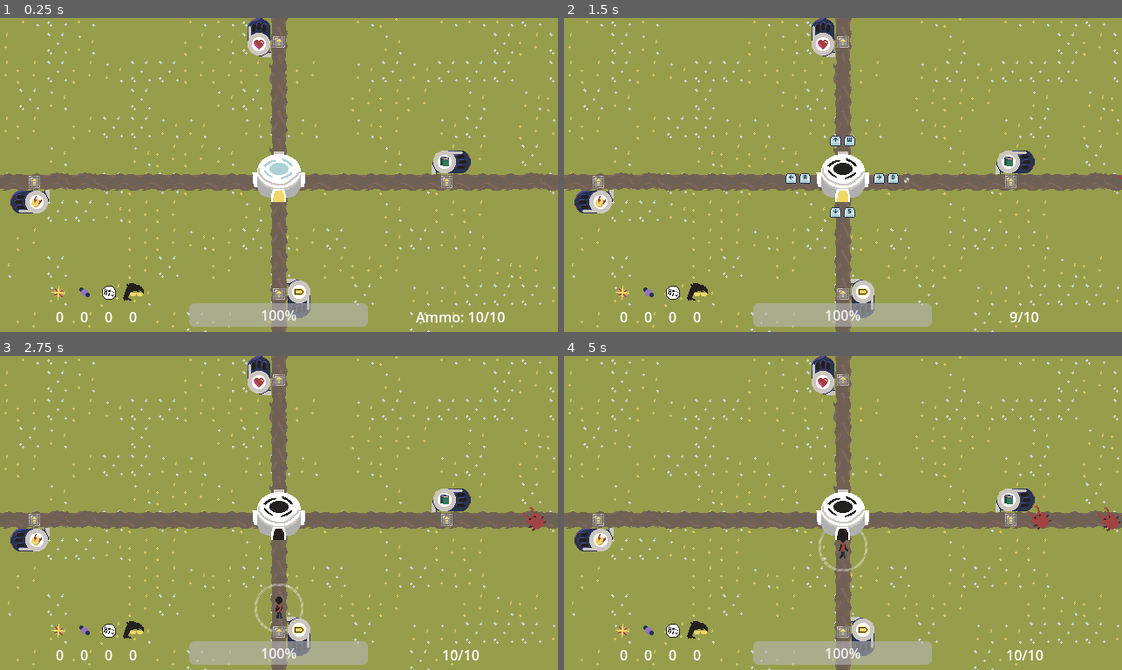
Above: before the commit, frames 1-4 (two rows, left to right).
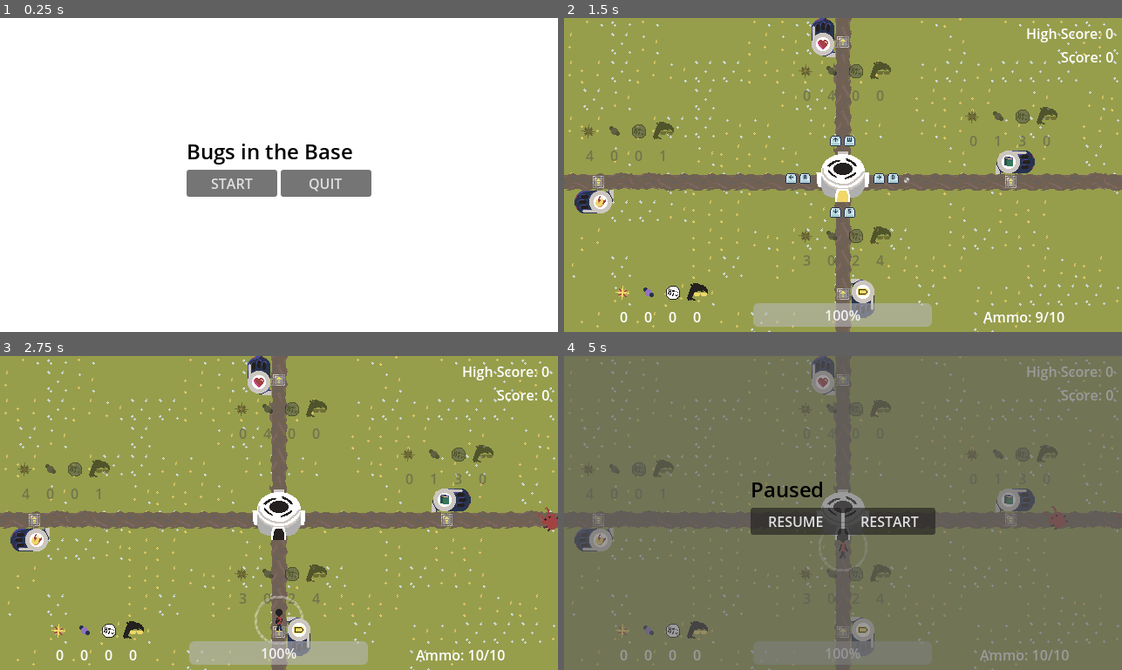
Above: after the commit, the same moments.

Repository: SimplyXtra/Cissa-Game-Jam
Game: Godot game, scene res://Scenes/UI/start_screen.tscn
The game is run twice, just before and just after one commit, with the same random seed, the same clock (stepped at 60 frames per second) and the same inputs. Before the commit the project starts from res://Scenes/Level/Level.tscn. Sound files missing from this copy of the repository are replaced by a short silence.
Inputs (mouse positions are in pixels of both pictures, inside the frame that each line leads up to):
- Up to frame 1 (0.25 s): no input
- Up to frame 2 (1.5 s): click (798, 184) at 0.5 s, where only the run after the commit has a clickable "START"; tap Enter at 1.25 s; hold D (right) from 1.28 s (still down); tap Space (interact) at 1.35 s
- Up to frame 3 (2.75 s): release D (right) at 2.03 s; hold S (down) from 2.03 s (still down); tap Space (interact) at 2.1 s
- Up to frame 4 (5 s): release S (down) at 2.78 s; hold D (right) 2.78-3.53 s; tap Space (interact) at 2.85, 3.6, 4.35 s; hold W (up) 3.53-4.28 s; hold A (left) from 4.28 s (still down); tap Escape (pause, bound only after the commit) at 4.9 s

The runs differ from the first frame. In frame 1, 99% of the frame differs, in the area x 0-100%, y 0-100%; in frame 2, 2.1%; in frame 3, 2.7%; in frame 4, 95%.

Commit message:
Start menu, Pause menu, Bug Fixes
I FORGOT I HAD THIS ON GITHUB

Diff:
--- a/Scenes/Enemies/blue_enemy.tscn
+++ b/Scenes/Enemies/blue_enemy.tscn
@@ -13,6 +13,7 @@
 speed = 15
 health = 300
 damage = 45
+score = 20
 
 [node name="Sprite2D" parent="." index="0"]
 scale = Vector2(1.565, 1.565)
--- a/Scenes/Enemies/enemy.gd
+++ b/Scenes/Enemies/enemy.gd
@@ -3,6 +3,7 @@
 @export var speed: int = 30
 @export var health: int = 100
 @export var damage: int = 20
+@export var score: int = 10
 @export_enum("North", "South", "East", "West") var spawnLocation:int
 var is_dead:bool = false
 
@@ -34,6 +35,8 @@
 				dropItem.emit(position)
 			$DeathSound.play()
 			visible = false
+			set_collision_layer_value(1,false)
+			Global.score += score
 			await $DeathSound.finished
 			queue_free()
 		else:
--- a/Scenes/Enemies/red_enemy.tscn
+++ b/Scenes/Enemies/red_enemy.tscn
@@ -9,6 +9,7 @@
 
 [node name="Red Enemy" instance=ExtResource("1_any30")]
 health = 130
+score = 3
 
 [node name="CollisionShape2D" parent="." index="1"]
 position = Vector2(-8, 1)
--- a/Scenes/Global.gd
+++ b/Scenes/Global.gd
@@ -1,5 +1,9 @@
 extends Node
-var base_max_health:int = 200:
+const BASE_MAX_HEALTH:int = 200
+const BASE_MAX_AMMO:int = 10
+const BULLET_PENETRATION:int = 1
+const BULLET_RELOAD_TIME:float = 1.0
+var base_max_health:int = BASE_MAX_HEALTH:
 	set(new_max_health):
 		base_max_health = new_max_health
 		update_UI.emit()
@@ -7,7 +11,7 @@
 	set(new_health):
 		base_health = new_health
 		update_UI.emit()
-var base_max_ammo:int = 10:
+var base_max_ammo:int = BASE_MAX_AMMO:
 	set(new_max_ammo):
 		base_max_ammo = new_max_ammo
 		update_UI.emit()
@@ -22,7 +26,12 @@
 var cool_collected:int = 0
 var bullet_penetration:int = 1
 var bullet_level:int = 0
+var bullet_reload_time:float = 1.0
+var score:int = 0
+var high_score:int = 0
 signal update_UI
+
+
 
 func add(item:String):
 	match item:
@@ -38,3 +47,21 @@
 
 func quick_update_UI() -> void:
 	update_UI.emit()
+
+
+
+func reset() -> void:
+	high_score = max(score, high_score)
+	base_max_health = BASE_MAX_HEALTH
+	base_health = base_max_health
+	base_max_ammo = BASE_MAX_AMMO
+	base_ammo = base_max_ammo
+	energy_collected = 0
+	matter_collected = 0
+	weird_collected = 0
+	cool_collected = 0
+	bullet_penetration = BULLET_PENETRATION
+	bullet_level = 0
+	bullet_reload_time = BULLET_RELOAD_TIME
+	score = 0
+	quick_update_UI()
--- a/Scenes/Level/Level.gd
+++ b/Scenes/Level/Level.gd
@@ -4,7 +4,7 @@
 var enemySpawned:CharacterBody2D
 var enemySpawnLocations := []
 var spawnInterval:float = 1
-var minSpawnInterval:float = 1.0
+var minSpawnInterval:float = 1.2
 var maxSpawnInterval:float = 4.0
 var tracks := {
 	"normal" : preload("res://Music/cissa game jam.wav"),
@@ -52,9 +52,10 @@
 		$Audio/AudioStreamPlayer.stream = tracks["intense"]
 		$Audio/AudioStreamPlayer.play()
 	enemySpawnProbabilities = [enemySpawnProbabilities[0] * 0.7, enemySpawnProbabilities[1] * 0.9, 100]
-	minSpawnInterval *= 0.8
-	maxSpawnInterval *= 0.8
-	$Timer/DifficultyProgression.wait_time += 10
+	minSpawnInterval *= 0.75
+	maxSpawnInterval *= 0.75
+	if $Timer/DifficultyProgression.wait_time > 20:
+		$Timer/DifficultyProgression.wait_time -= 5
 	$Timer/DifficultyProgression.start()
 	$Audio/AudioStreamPlayer.stream_paused = true
 	$"Audio/Creepy Sound".play()
--- a/Scenes/Level/Level.tscn
+++ b/Scenes/Level/Level.tscn
@@ -10,6 +10,7 @@
 [ext_resource type="AudioStream" uid="uid://dlgifuv265xbu" path="res://Music/cissa game jam.wav" id="5_p3n6e"]
 [ext_resource type="PackedScene" uid="uid://b7rmamrcw1ns0" path="res://Scenes/Objects/ammo_upgrade.tscn" id="6_hphov"]
 [ext_resource type="AudioStream" uid="uid://dtmc1uoitk8xu" path="res://SFX/Cool Scary Sound.wav" id="10_beafj"]
+[ext_resource type="PackedScene" uid="uid://brpb5wtee5x8" path="res://Scenes/UI/pause_screen.tscn" id="11_4a43u"]
 
 [sub_resource type="TileSetAtlasSource" id="TileSetAtlasSource_cwmem"]
 texture = ExtResource("1_sspqe")
@@ -36,6 +37,7 @@
 sources/0 = SubResource("TileSetAtlasSource_cwmem")
 
 [node name="Level" type="Node2D"]
+process_mode = 1
 y_sort_enabled = true
 script = ExtResource("1_6nnqc")
 
@@ -103,8 +105,11 @@
 autostart = true
 
 [node name="DifficultyProgression" type="Timer" parent="Timer"]
-wait_time = 30.0
+wait_time = 70.0
 autostart = true
+
+[node name="PauseScreen" parent="." instance=ExtResource("11_4a43u")]
+visible = false
 
 [connection signal="dead" from="Base" to="." method="_on_base_dead"]
 [connection signal="finished" from="Audio/AudioStreamPlayer" to="." method="_on_audio_stream_player_finished"]
--- a/Scenes/Objects/ammo_upgrade.gd
+++ b/Scenes/Objects/ammo_upgrade.gd
@@ -4,7 +4,10 @@
 	match upgrade_level:
 		0:
 			Global.base_max_ammo = 15
+			Global.bullet_reload_time = 0.85
 		1:
 			Global.base_max_ammo = 20
+			Global.bullet_reload_time = 0.7
 		2:
 			Global.base_max_ammo = 25
+			Global.bullet_reload_time = 0.5
--- a/Scenes/Objects/ammo_upgrade.tscn
+++ b/Scenes/Objects/ammo_upgrade.tscn
@@ -5,7 +5,7 @@
 
 [node name="AmmoUpgrade" instance=ExtResource("1_gktw0")]
 script = ExtResource("2_ut3du")
-prices = [[3, 3, 3, 1], [6, 4, 10, 6], [9, 10, 20, 10]]
+prices = [[0, 1, 3, 0], [0, 2, 6, 0], [0, 4, 12, 3]]
 
 [node name="Sprite2D" parent="." index="0"]
 frame = 12
--- a/Scenes/Objects/base.gd
+++ b/Scenes/Objects/base.gd
@@ -101,4 +101,5 @@
 func _on_projectile_reload_timer_timeout():
 	if Global.base_ammo < Global.base_max_ammo:
 		Global.base_ammo += 1
+		$ProjectileReloadTimer.wait_time = Global.bullet_reload_time
 		$ProjectileReloadTimer.start()
--- a/Scenes/Objects/health_upgrade.tscn
+++ b/Scenes/Objects/health_upgrade.tscn
@@ -5,7 +5,7 @@
 
 [node name="HealthUpgrade" instance=ExtResource("1_k5t28")]
 script = ExtResource("2_g4ql1")
-prices = [[0, 6, 0, 0], [0, 12, 0, 0], [0, 18, 0, 0]]
+prices = [[0, 4, 0, 0], [0, 8, 0, 0], [0, 12, 0, 0]]
 
 [node name="Sprite2D" parent="." index="0"]
 frame = 8
--- a/Scenes/Objects/penetration_upgrade.tscn
+++ b/Scenes/Objects/penetration_upgrade.tscn
@@ -5,7 +5,7 @@
 
 [node name="PenetrationUpgrade" instance=ExtResource("1_0wn78")]
 script = ExtResource("2_k3yc6")
-prices = [[1, 3, 6, 5], [2, 6, 12, 10], [3, 10, 18, 15]]
+prices = [[3, 0, 2, 4], [3, 0, 4, 7], [3, 0, 8, 10]]
 
 [node name="Prices" parent="." index="2"]
 offset_left = -15.0
--- a/Scenes/Objects/power_upgrade.tscn
+++ b/Scenes/Objects/power_upgrade.tscn
@@ -5,7 +5,7 @@
 
 [node name="PowerUpgrade" instance=ExtResource("1_xe51e")]
 script = ExtResource("2_1223f")
-prices = [[5, 0, 0, 3], [10, 3, 3, 7], [15, 2, 7, 10]]
+prices = [[4, 0, 0, 1], [7, 0, 2, 4], [11, 0, 5, 10]]
 
 [node name="Sprite2D" parent="." index="0"]
 frame = 4
--- a/Scenes/Objects/upgrade_base.gd
+++ b/Scenes/Objects/upgrade_base.gd
@@ -1,9 +1,13 @@
 extends Node2D
 var upgrade_level:int = 0
+var is_player_on_pressure_plate:bool = false
 @export var prices := [[1,0,0,0],[0,2,0,0],[3,0,0,0]]
 
+func _ready():
+	$Prices.set_prices(prices[upgrade_level][0],prices[upgrade_level][1],prices[upgrade_level][2],prices[upgrade_level][3])
+
 func _process(_delta):
-	if $Prices.visible:
+	if is_player_on_pressure_plate:
 		if Input.is_action_just_pressed("interact"):
 			var compiled_storage := [Global.energy_collected, Global.matter_collected, Global.weird_collected, Global.cool_collected]
 			var can_upgrade:bool = true
@@ -18,7 +22,7 @@
 				Global.matter_collected -= prices[upgrade_level][1]
 				Global.weird_collected -= prices[upgrade_level][2]
 				Global.cool_collected -= prices[upgrade_level][3]
-				upgrade_level += 1
+				if upgrade_level < 2: upgrade_level += 1
 				$Prices.set_prices(prices[upgrade_level][0],prices[upgrade_level][1],prices[upgrade_level][2],prices[upgrade_level][3])
 				Global.quick_update_UI()
 
@@ -27,11 +31,15 @@
 
 func _on_pressure_plate_body_entered(_body):
 	$Prices.set_prices(prices[upgrade_level][0],prices[upgrade_level][1],prices[upgrade_level][2],prices[upgrade_level][3])
-	$Prices.visible = true
+	$Prices.modulate = Color(1, 1, 1, 1)
+	is_player_on_pressure_plate = true
+	#$Prices.visible = true
 	#Get Input "interact"
 	#UI Progress bar increases as interact is pressed and when full it goes through but if let go it goes back to 0
 
 
 
 func _on_pressure_plate_body_exited(_body):
-	$Prices.visible = false
+	is_player_on_pressure_plate = false
+	$Prices.modulate = Color(0.3,0.3,0.3,0.5)
+	#$Prices.visible = false
--- a/Scenes/Objects/upgrade_base.tscn
+++ b/Scenes/Objects/upgrade_base.tscn
@@ -26,7 +26,7 @@
 shape = SubResource("RectangleShape2D_8t42b")
 
 [node name="Prices" parent="." instance=ExtResource("3_e1i7m")]
-visible = false
+modulate = Color(0.3, 0.3, 0.3, 0.5)
 anchors_preset = 0
 anchor_right = 0.0
 anchor_bottom = 0.0
@@ -35,7 +35,7 @@
 offset_right = -16.0
 offset_bottom = -61.0
 
-[node name="Upgrade" type="AudioStreamPlayer2D" parent="."]
+[node name="Upgrade" type="AudioStreamPlayer" parent="."]
 stream = ExtResource("4_nmg6k")
 
 [connection signal="body_entered" from="PressurePlate" to="." method="_on_pressure_plate_body_entered"]
--- a/Scenes/Player/pilot.gd
+++ b/Scenes/Player/pilot.gd
@@ -1,6 +1,6 @@
 extends CharacterBody2D
-var speed:int = 100
-var fleeing_speed:int = 150
+var speed:int = 120
+var fleeing_speed:int = 180
 var is_running_to_base:bool = false
 enum {
 	vertical,
--- a/Scenes/UI/death_overlay.gd
+++ b/Scenes/UI/death_overlay.gd
@@ -2,6 +2,7 @@
 
 
 func _on_restart_pressed():
+	Global.reset()
 	get_tree().reload_current_scene()
 
 
--- /dev/null
+++ b/Scenes/UI/pause_screen.gd
@@ -0,0 +1,16 @@
+extends CanvasLayer
+
+func _process(_delta):
+	if Input.is_action_just_pressed("pause"):
+		get_tree().paused = not get_tree().paused
+		if get_tree().paused: visible = true
+		else: visible = false
+
+func _on_resume_game_pressed():
+	visible = false
+	get_tree().paused = false
+
+func _on_restart_game_pressed():
+	get_tree().paused = false
+	Global.reset()
+	get_tree().reload_current_scene()
--- /dev/null
+++ b/Scenes/UI/pause_screen.tscn
@@ -0,0 +1,55 @@
+[gd_scene load_steps=3 format=3 uid="uid://brpb5wtee5x8"]
+
+[ext_resource type="Script" path="res://Scenes/UI/pause_screen.gd" id="1_woafj"]
+
+[sub_resource type="Theme" id="Theme_nn7qv"]
+Label/colors/font_color = Color(0, 0, 0, 1)
+Label/font_sizes/font_size = 24
+
+[node name="PauseScreen" type="CanvasLayer"]
+process_mode = 3
+script = ExtResource("1_woafj")
+
+[node name="ColorRect" type="ColorRect" parent="."]
+anchors_preset = 15
+anchor_right = 1.0
+anchor_bottom = 1.0
+grow_horizontal = 2
+grow_vertical = 2
+color = Color(0.352941, 0.352941, 0.352941, 0.607843)
+
+[node name="MarginContainer" type="MarginContainer" parent="ColorRect"]
+layout_mode = 1
+anchors_preset = 15
+anchor_right = 1.0
+anchor_bottom = 1.0
+offset_left = 214.0
+offset_top = 136.0
+offset_right = -214.0
+offset_bottom = -136.0
+grow_horizontal = 2
+grow_vertical = 2
+
+[node name="VBoxContainer" type="VBoxContainer" parent="ColorRect/MarginContainer"]
+layout_mode = 2
+
+[node name="Label" type="Label" parent="ColorRect/MarginContainer/VBoxContainer"]
+layout_mode = 2
+theme = SubResource("Theme_nn7qv")
+text = "Paused"
+
+[node name="HBoxContainer" type="HBoxContainer" parent="ColorRect/MarginContainer/VBoxContainer"]
+layout_mode = 2
+
+[node name="Resume Game" type="Button" parent="ColorRect/MarginContainer/VBoxContainer/HBoxContainer"]
+layout_mode = 2
+size_flags_horizontal = 3
+text = "RESUME"
+
+[node name="Restart Game" type="Button" parent="ColorRect/MarginContainer/VBoxContainer/HBoxContainer"]
+layout_mode = 2
+size_flags_horizontal = 3
+text = "RESTART"
+
+[connection signal="pressed" from="ColorRect/MarginContainer/VBoxContainer/HBoxContainer/Resume Game" to="." method="_on_resume_game_pressed"]
+[connection signal="pressed" from="ColorRect/MarginContainer/VBoxContainer/HBoxContainer/Restart Game" to="." method="_on_restart_game_pressed"]
--- /dev/null
+++ b/Scenes/UI/start_screen.gd
@@ -0,0 +1,10 @@
+extends CanvasLayer
+
+
+func _on_start_game_pressed():
+	Global.reset()
+	get_tree().change_scene_to_file("res://Scenes/Level/Level.tscn")
+
+
+func _on_quit_game_pressed():
+	get_tree().quit()
--- /dev/null
+++ b/Scenes/UI/start_screen.tscn
@@ -0,0 +1,55 @@
+[gd_scene load_steps=3 format=3 uid="uid://qlegp7bg370k"]
+
+[ext_resource type="Script" path="res://Scenes/UI/start_screen.gd" id="1_777kn"]
+
+[sub_resource type="Theme" id="Theme_dxfxj"]
+Label/colors/font_color = Color(0, 0, 0, 1)
+Label/font_sizes/font_size = 24
+
+[node name="StartScreen" type="CanvasLayer"]
+script = ExtResource("1_777kn")
+
+[node name="ColorRect" type="ColorRect" parent="."]
+anchors_preset = 15
+anchor_right = 1.0
+anchor_bottom = 1.0
+grow_horizontal = 2
+grow_vertical = 2
+
+[node name="MarginContainer" type="MarginContainer" parent="ColorRect"]
+layout_mode = 1
+anchors_preset = 15
+anchor_right = 1.0
+anchor_bottom = 1.0
+offset_left = 214.0
+offset_top = 136.0
+offset_right = -214.0
+offset_bottom = -136.0
+grow_horizontal = 2
+grow_vertical = 2
+
+[node name="VBoxContainer" type="VBoxContainer" parent="ColorRect/MarginContainer"]
+layout_mode = 2
+
+[node name="Label" type="Label" parent="ColorRect/MarginContainer/VBoxContainer"]
+layout_mode = 2
+theme = SubResource("Theme_dxfxj")
+text = "Bugs in the Base"
+
+[node name="HBoxContainer" type="HBoxContainer" parent="ColorRect/MarginContainer/VBoxContainer"]
+layout_mode = 2
+
+[node name="Start Game" type="Button" parent="ColorRect/MarginContainer/VBoxContainer/HBoxContainer"]
+layout_mode = 2
+size_flags_horizontal = 3
+text = "START
+"
+
+[node name="Quit Game" type="Button" parent="ColorRect/MarginContainer/VBoxContainer/HBoxContainer"]
+layout_mode = 2
+size_flags_horizontal = 3
+text = "QUIT
+"
+
+[connection signal="pressed" from="ColorRect/MarginContainer/VBoxContainer/HBoxContainer/Start Game" to="." method="_on_start_game_pressed"]
+[connection signal="pressed" from="ColorRect/MarginContainer/VBoxContainer/HBoxContainer/Quit Game" to="." method="_on_quit_game_pressed"]
--- a/Scenes/UI/ui.gd
+++ b/Scenes/UI/ui.gd
@@ -6,6 +6,8 @@
 @onready var CoolStoredLabel = $MarginContainer/HBoxContainer/Inventory/Cool/Label
 @onready var HealthBar = $MarginContainer/HBoxContainer/ProgressBar
 @onready var AmmoLabel = $MarginContainer/HBoxContainer/BoxContainer/Label
+@onready var HighScoreLabel = $MarginContainer/VBoxContainer/HighScore
+@onready var ScoreLabel = $MarginContainer/VBoxContainer/Score
 
 func _ready():
 	Global.connect("update_UI", update_UI)
@@ -17,4 +19,6 @@
 	WeirdStoredLabel.text = str(Global.weird_collected)
 	HealthBar.max_value = Global.base_max_health
 	HealthBar.value = Global.base_health
-	AmmoLabel.text = str(Global.base_ammo) + "/" + str(Global.base_max_ammo)
+	AmmoLabel.text = "Ammo: " + str(Global.base_ammo) + "/" + str(Global.base_max_ammo)
+	HighScoreLabel.text = "High Score: " + str(Global.high_score)
+	ScoreLabel.text = "Score: " + str(Global.score)
--- a/Scenes/UI/ui.tscn
+++ b/Scenes/UI/ui.tscn
@@ -96,3 +96,16 @@
 layout_mode = 2
 text = "Ammo: 10/10"
 horizontal_alignment = 1
+
+[node name="VBoxContainer" type="VBoxContainer" parent="MarginContainer"]
+layout_mode = 2
+
+[node name="HighScore" type="Label" parent="MarginContainer/VBoxContainer"]
+layout_mode = 2
+text = "High Score: 0"
+horizontal_alignment = 2
+
+[node name="Score" type="Label" parent="MarginContainer/VBoxContainer"]
+layout_mode = 2
+text = "Score: 0"
+horizontal_alignment = 2
--- a/project.godot
+++ b/project.godot
@@ -10,10 +10,12 @@
 
 [application]
 
-config/name="Cissa Game Jam"
-run/main_scene="res://Scenes/Level/Level.tscn"
+config/name="Bugs in the Base"
+config/version="Alpha 1"
+run/main_scene="res://Scenes/UI/start_screen.tscn"
 config/features=PackedStringArray("4.2", "GL Compatibility")
-config/icon="res://icon.svg"
+boot_splash/image="res://Art(Unused)/Bugs in the base_scaled_11x_pngcrushed.png"
+config/icon="res://Art(Unused)/Bugs in the base.png"
 
 [autoload]
 
@@ -23,6 +25,7 @@
 
 window/size/viewport_width=640
 window/size/viewport_height=360
+window/size/mode=3
 window/stretch/mode="viewport"
 
 [input]
@@ -57,6 +60,12 @@
 , Object(InputEventKey,"resource_local_to_scene":false,"resource_name":"","device":-1,"window_id":0,"alt_pressed":false,"shift_pressed":false,"ctrl_pressed":false,"meta_pressed":false,"pressed":false,"keycode":0,"physical_keycode":4194325,"key_label":0,"unicode":0,"echo":false,"script":null)
 ]
 }
+pause={
+"deadzone": 0.5,
+"events": [Object(InputEventKey,"resource_local_to_scene":false,"resource_name":"","device":-1,"window_id":0,"alt_pressed":false,"shift_pressed":false,"ctrl_pressed":false,"meta_pressed":false,"pressed":false,"keycode":0,"physical_keycode":4194305,"key_label":0,"unicode":0,"echo":false,"script":null)
+, Object(InputEventKey,"resource_local_to_scene":false,"resource_name":"","device":-1,"window_id":0,"alt_pressed":false,"shift_pressed":false,"ctrl_pressed":false,"meta_pressed":false,"pressed":false,"keycode":0,"physical_keycode":4194306,"key_label":0,"unicode":0,"echo":false,"script":null)
+]
+}
 
 [layer_names]
 
@@ -71,5 +80,6 @@
 textures/canvas_textures/default_texture_filter=0
 renderer/rendering_method="gl_compatibility"
 renderer/rendering_method.mobile="gl_compatibility"
+textures/vram_compression/import_s3tc_bptc=true
 textures/decals/filter=0
 textures/light_projectors/filter=0
Not shown, added: Art(Unused)/Bugs in the base.png.import
Binary file added: Art(Unused)/Bugs in the base_scaled_11x_pngcrushed.png
Not shown, added: Art(Unused)/Bugs in the base_scaled_11x_pngcrushed.png.import
Not shown: 1 places in Scenes/Level/Level.tscn that only renumber resources
Not shown, added: export_presets.cfg
Not shown, added: Export/BugsintheBase.exe
Not shown, added: Export/BugsintheBase.pck
Not shown, added: Export/BugsintheBase.zip
Not shown, added: Export/Linux/BugsintheBaseLinux.pck
Not shown, added: Export/Linux/BugsintheBaseLinux.x86_64
Not shown, added: Export/Linux/BugsintheBaseLinux.zip
Not shown, added: Export/Mac/BugsintheBaseMac.zip
(and 12 more such lines)
